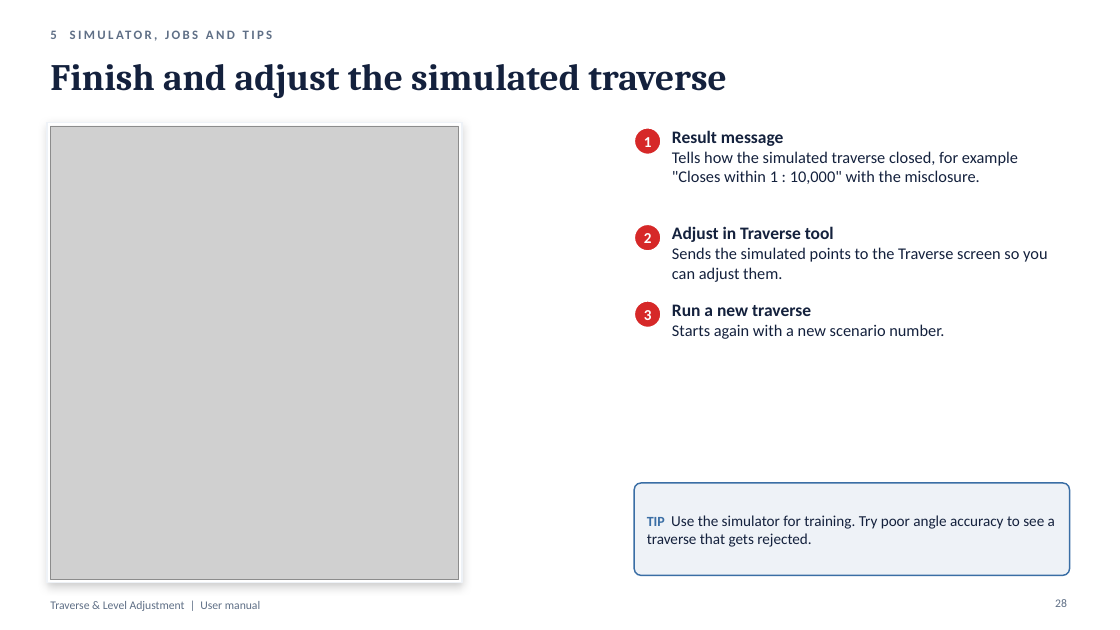
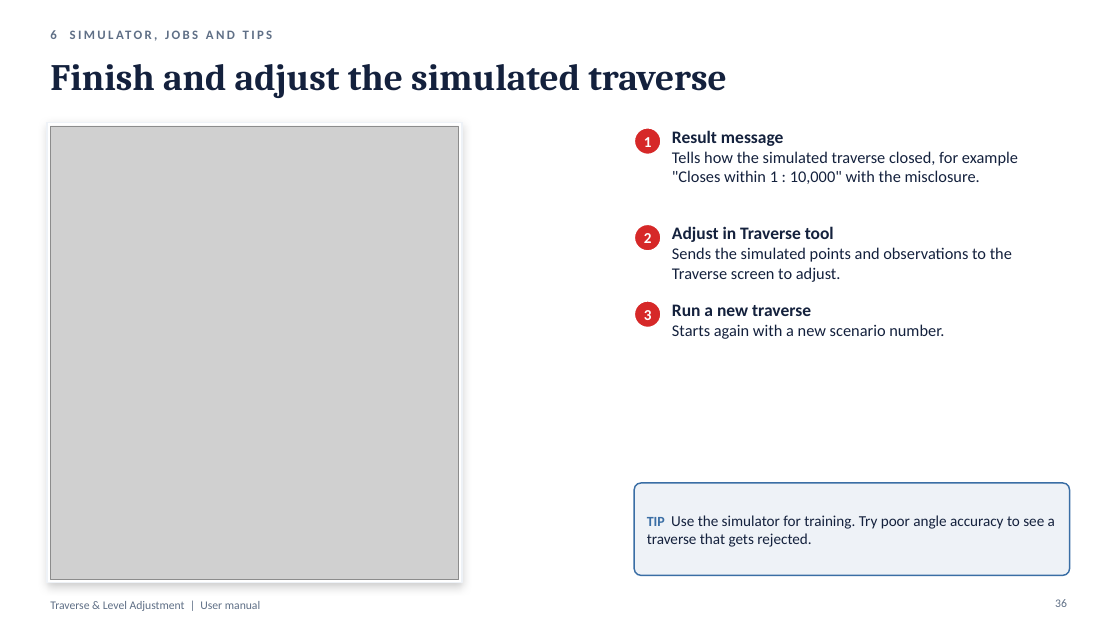
Before and after one commit to Asjad-Mehmood/KML-WEBSITE-, a slide deck: slide 36 of public/traverse/Traverse-Level-User-Manual.pptx (slide 28 before the commit). Drawn at 1120x630 pixels with LibreOffice and Linux fonts; fonts in the diff are those of the drawing; grey boxes stand for pictures. Boxes give left, top, right and bottom in pixels: in the first picture for what was removed or moved away, otherwise in the second. Text is boxed around its words. In the diff, an @@ line names an element or a change of style, - is before the commit and + after.

```diff
--- a/public/traverse/Traverse-Level-User-Manual.pptx
+++ b/public/traverse/Traverse-Level-User-Manual.pptx
@@ text at [672,247,1012,282]: text changed @@
-Sends the simulated points to the Traverse screen so you can adjust them.
+Sends the simulated points and observations to the Traverse screen to adjust.
```
Also in this commit, not shown: 13 other slides changed, 9 slides added, 22 other files.
